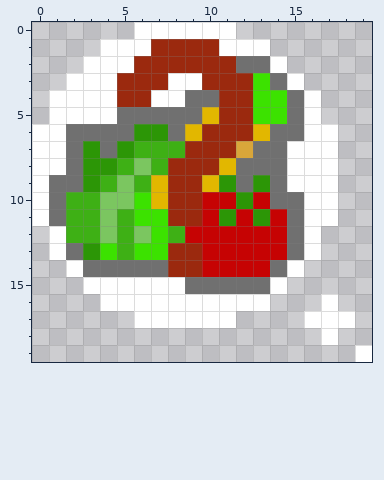
Two versions of one pixel-art sprite, Assets/Art/PNG/WhereVeg.png. Above is the file before it was changed.
The file is 20x20 pixels.
The same view after the edit:
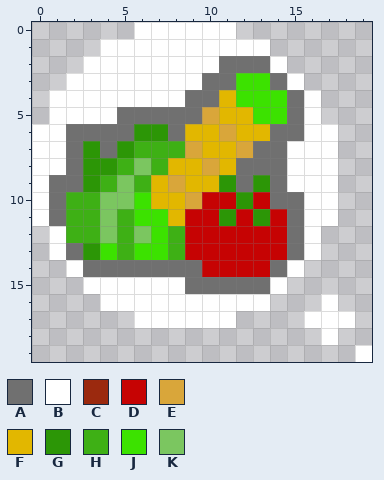
Palette (. is transparent): A #707070  B #ffffff  C #9b290e  D #c60303  E #d9a63a  F #e2b700  G #2c9606  H #3eb015  J #3ce200  K #7bc660
Change:
Colour C becomes colour A in row 2 at x 11; in row 3 at x 10 to 11; in row 14 at x 8 to 9.
Colour C becomes colour B in row 1 at x 7 to 10; in row 2 at x 6 to 10; in row 3 at x 5 to 7; in row 4 at x 5 to 6.
Colour C becomes colour D in row 11 at x 9; in row 13 at x 9.
Colour C becomes colour E in row 6 at x 11; in row 7 at x 9; in row 8 at x 10; in row 9 at x 8; in row 10 at x 9.
Colour F becomes colour E in row 5 at x 10.
Colour C becomes colour F in row 4 at x 11; in row 5 at x 11 to 12; in row 6 at x 10 and 12; in row 7 at x 10 to 11; in row 8 at x 8 to 9; in row 9 at x 9.
Colour C becomes colour F in rows 10 to 11 at x 8.
Colour C becomes colour H in row 13 at x 8.
Colour C becomes colour J in rows 3 to 4 at x 12.
Boxes around the changes in both pictures, in picture pixels (x1, y1, x2, y2):
changed: (117, 39, 253, 277)
